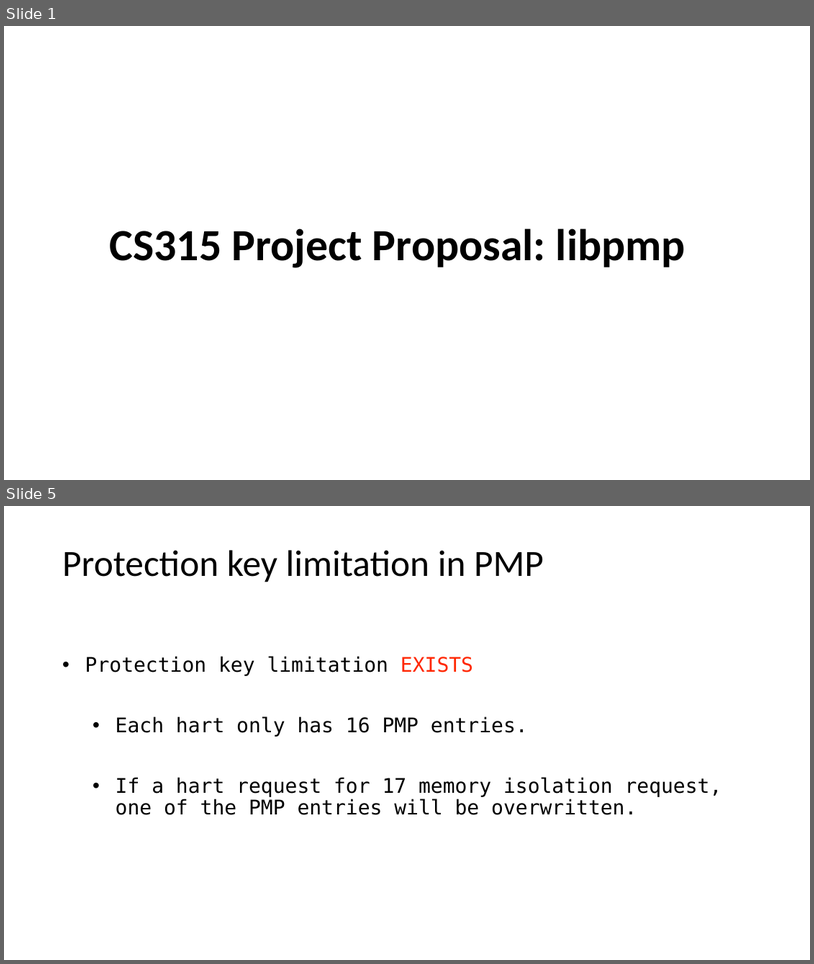
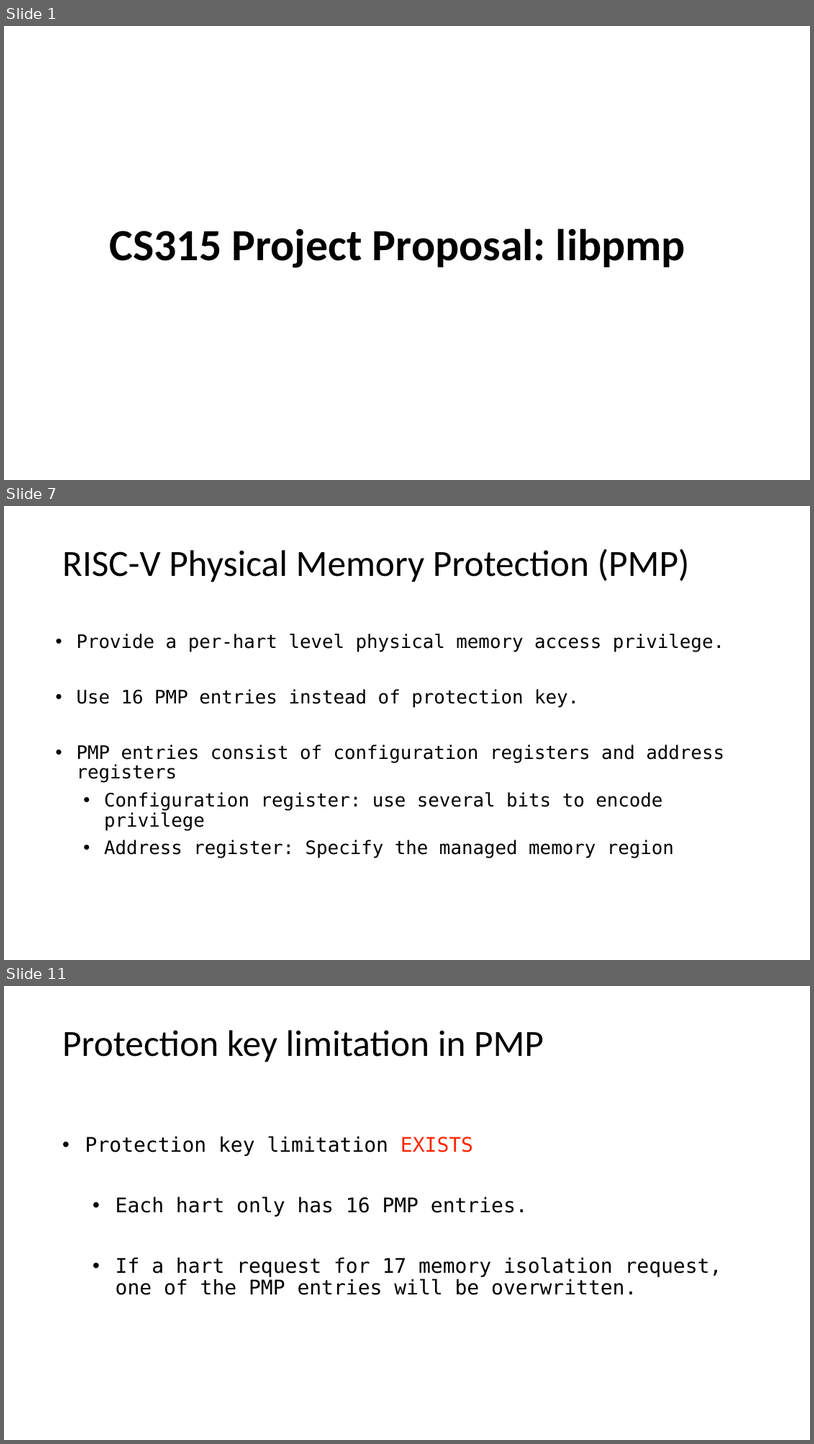
Before and after one commit to LiGaOg/libpmp, a slide deck: proposal.pptx. Shown one above the other, each under a label of ours: slides 1 and 5 before the commit, slides 1, 7 and 11 after it; the slides between them are not shown. The pictures are 814x964 and 814x1444 pixels, drawn with LibreOffice and Linux fonts; fonts in the diff are those of the drawing. Boxes give left, top, right and bottom in pixels: in the first picture for what was removed or moved away, otherwise in the second. Text is boxed around its words. In the diff, an @@ line names an element or a change of style, - is before the commit and + after.

```diff
--- a/proposal.pptx
+++ b/proposal.pptx
@@ slide 7 added at (4, 506, 810, 960), background #FFFFFF @@
@@ title added at (62, 548, 690, 582), 44 pt, text #000000 @@
+RISC-V Physical Memory Protection (PMP)
@@ text added at (77, 633, 725, 858), 22.1 pt, text #000000 @@
+• Provide a per-hart level physical memory access privilege.
+• Use 16 PMP entries instead of protection key.
+• PMP entries consist of configuration registers and address registers
+  • Configuration register: use several bits to encode privilege
+  • Address register: Specify the managed memory region
@@ what was slide 5 is now slide 11 @@
```
Also in this commit, not shown: 7 slides changed, 15 other slides added.
